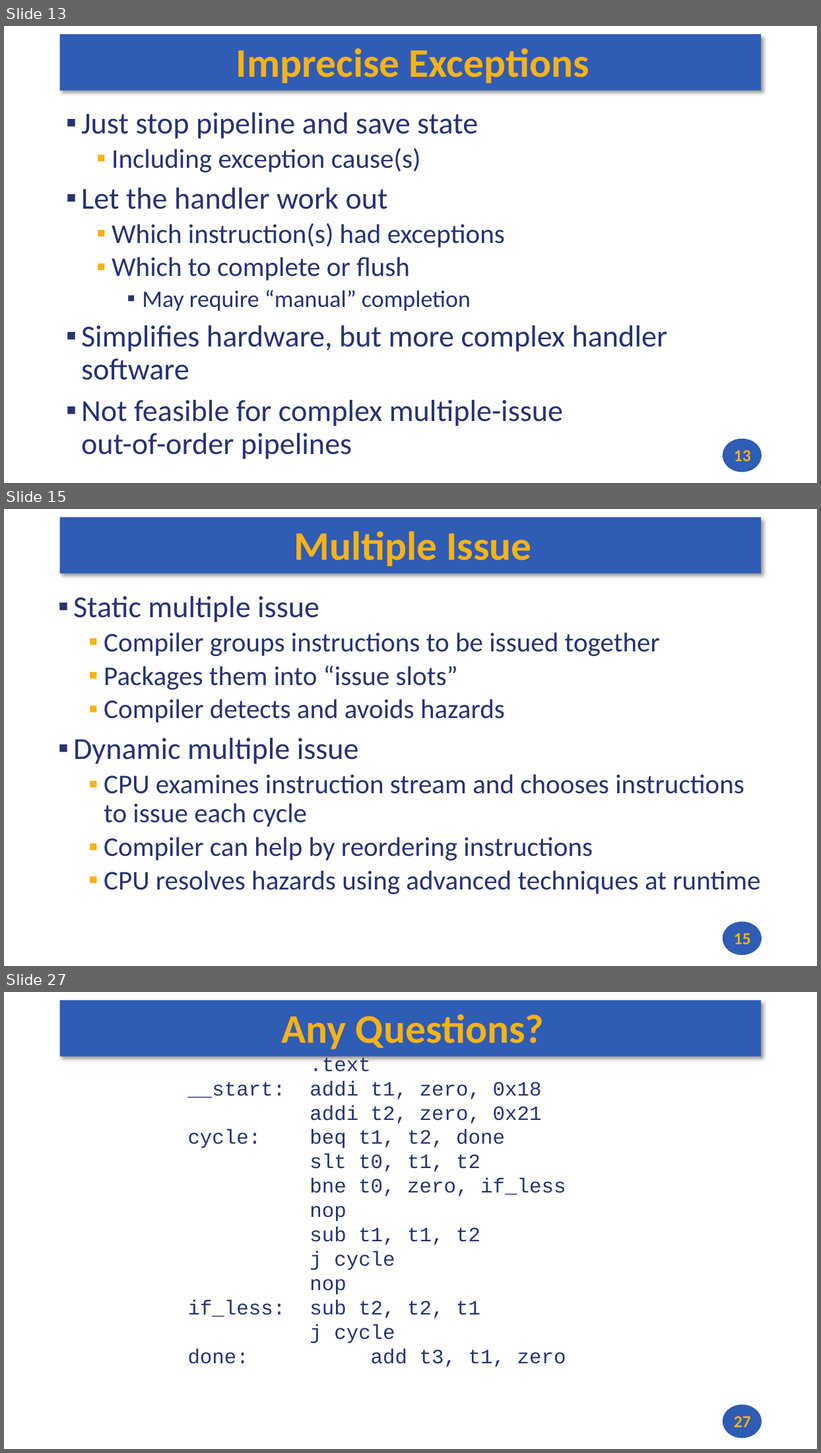
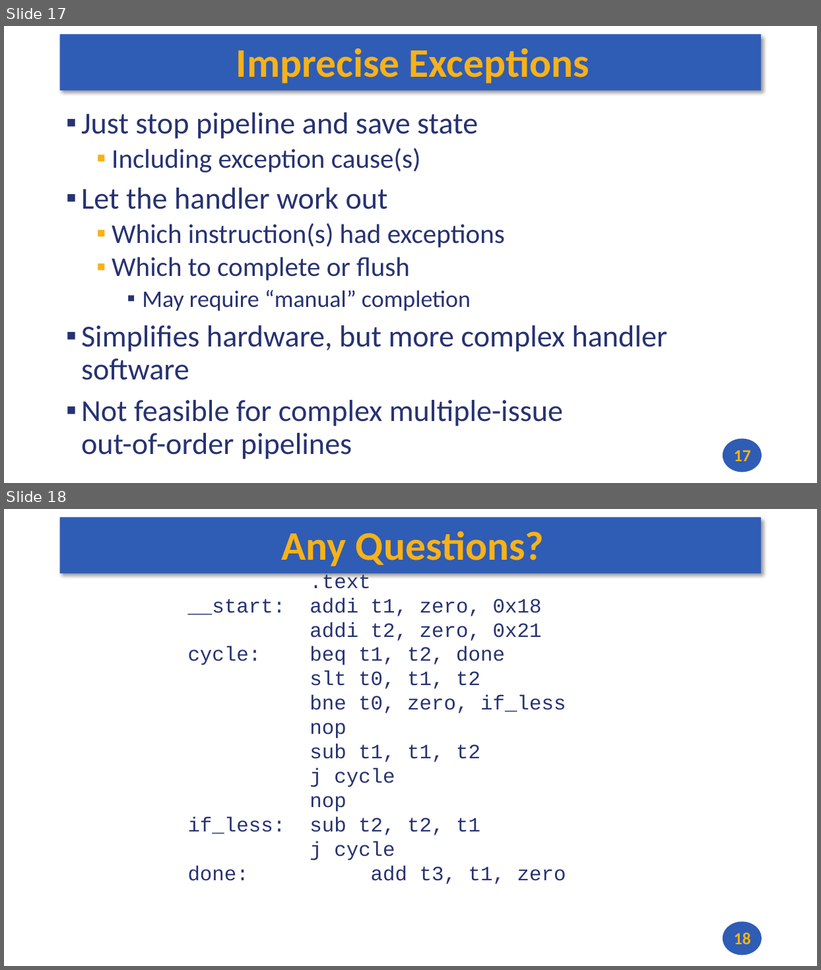
Before and after one commit to andrewt0301/hse-acos-course, a slide deck: docs/part1ca/10_Exceptions/CA_Lecture_10.pptx. Shown one above the other, each under a label of ours: slides 13, 15 and 27 before the commit, slides 17 and 18 after it; the slides between them are not shown. The pictures are 821x1453 and 821x970 pixels, drawn with LibreOffice and Linux fonts; fonts in the diff are those of the drawing. Boxes give left, top, right and bottom in pixels: in the first picture for what was removed or moved away, otherwise in the second. Text is boxed around its words. In the diff, an @@ line names an element or a change of style, - is before the commit and + after.

```diff
--- a/docs/part1ca/10_Exceptions/CA_Lecture_10.pptx
+++ b/docs/part1ca/10_Exceptions/CA_Lecture_10.pptx
@@ slide 15 removed at (4,509,817,966), background #FFFFFF; not listed: 2 template elements that a slide beside it also shows @@
@@ title removed at (294,531,531,566) @@
-Multiple Issue
@@ text removed at (73,596,760,894) @@
-▪ Static multiple issue
-  ▪ Compiler groups instructions to be issued together
-  ▪ Packages them into “issue slots”
-  ▪ Compiler detects and avoids hazards
-▪ Dynamic multiple issue
-  ▪ CPU examines instruction stream and chooses instructions to issue each cycle
-  ▪ Compiler can help by reordering instructions
-  ▪ CPU resolves hazards using advanced techniques at runtime
@@ page number removed at (734,933,751,945) @@
-15
@@ what was slide 13 is now slide 17 @@
@@ page number at (734,450,751,462): text changed @@
-13
+17
@@ what was slide 27 is now slide 18 @@
@@ page number at (734,933,751,945): text changed @@
-27
+18
```
Also in this commit, not shown: 5 slides changed, 4 slides added, 12 other slides removed, 2 other files.
